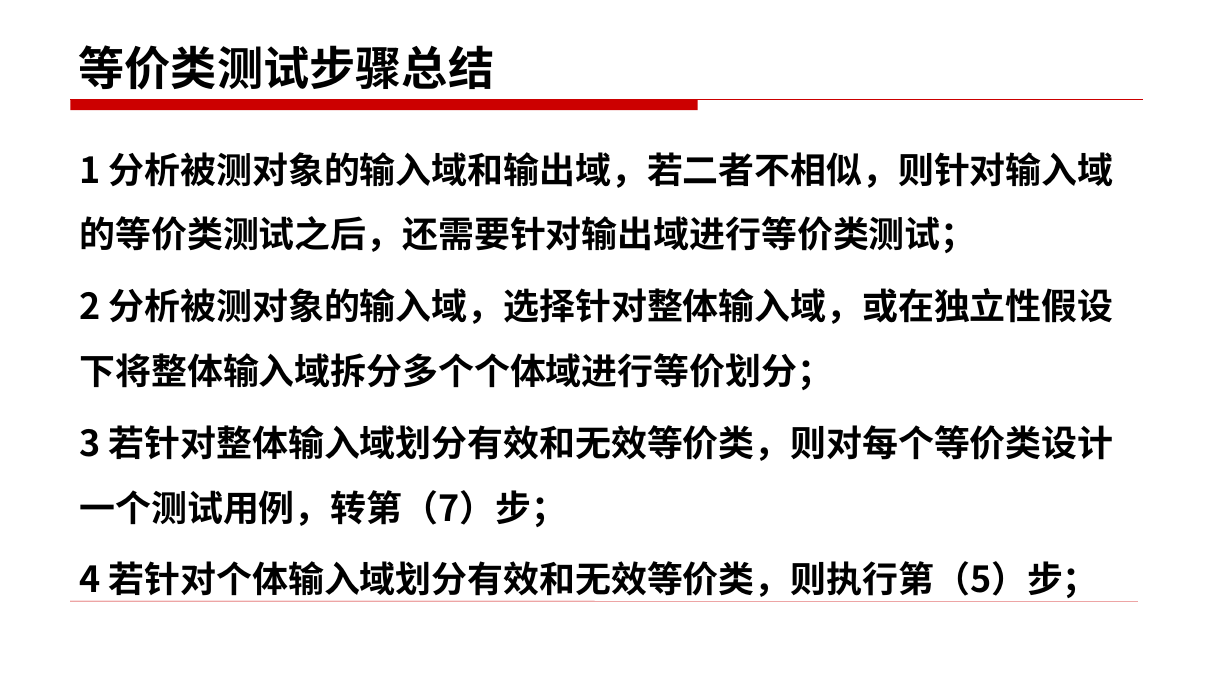
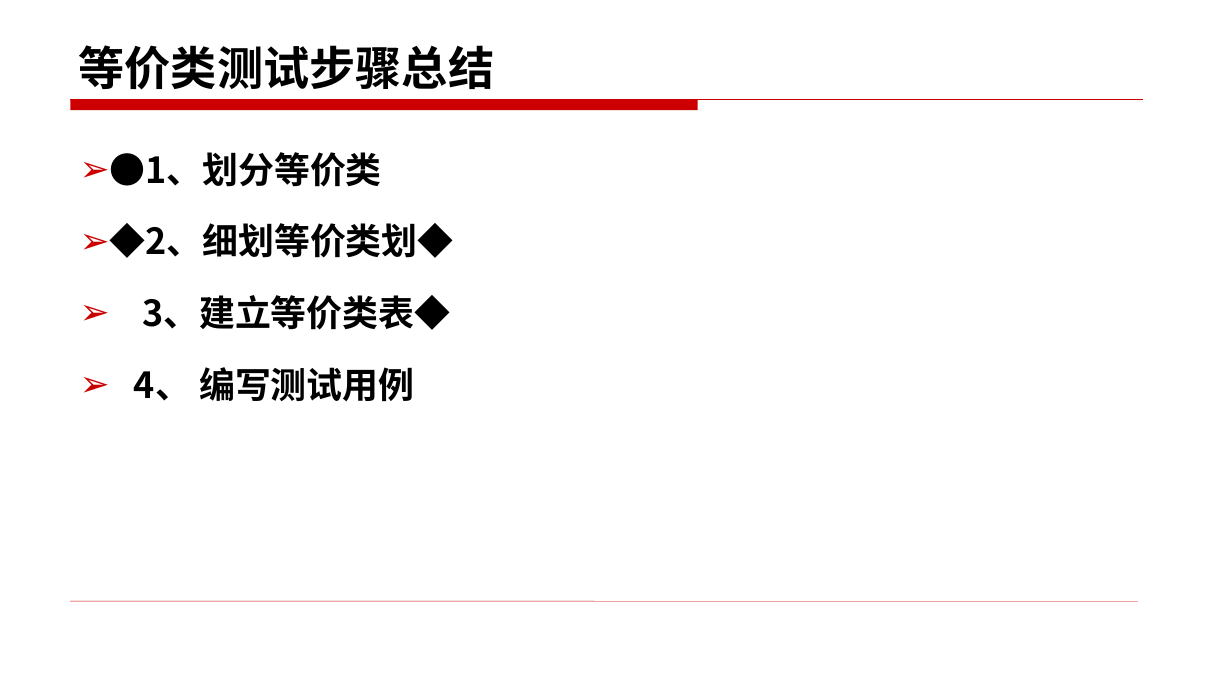
Before and after one commit to changlingling123/Base-of-Testing-2018, a slide deck: slide 38 of 第二部分 软件测试技术/3.1黑盒测试技术——等价类（书上3.3）.pptx (slide 44 before the commit). Drawn at 1232x693 pixels with LibreOffice and Linux fonts; fonts in the diff are those of the drawing. Boxes give left, top, right and bottom in pixels: in the first picture for what was removed or moved away, otherwise in the second. Text is boxed around its words. In the diff, an @@ line names an element or a change of style, - is before the commit and + after.

```diff
--- a/第二部分 软件测试技术/3.1黑盒测试技术——等价类（书上3.3）.pptx
+++ b/第二部分 软件测试技术/3.1黑盒测试技术——等价类（书上3.3）.pptx
@@ text at (x1=110, y1=152, x2=454, y2=402): text changed @@
-1 分析被测对象的输入域和输出域，若二者不相似，则针对输入域的等价类测试之后，还需要针对输出域进行等价类测试；
-2 分析被测对象的输入域，选择针对整体输入域，或在独立性假设下将整体输入域拆分多个个体域进行等价划分；
-3 若针对整体输入域划分有效和无效等价类，则对每个等价类设计一个测试用例，转第（7）步；
-4 若针对个体输入域划分有效和无效等价类，则执行第（5）步；
+➢ ●1、划分等价类
+➢ ◆2、细划等价类划◆
+➢ 3、建立等价类表◆
+➢ 4、 编写测试用例
```
Also in this commit, not shown: 27 other slides changed, 9 slides added, 18 slides removed.
